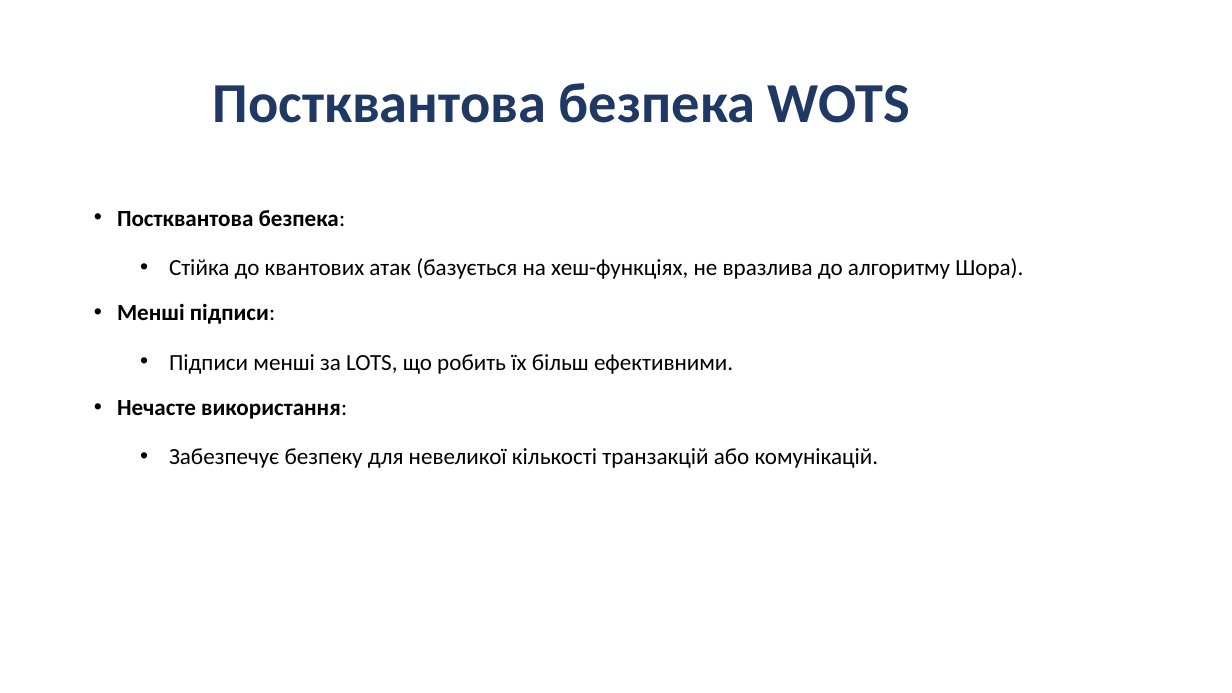
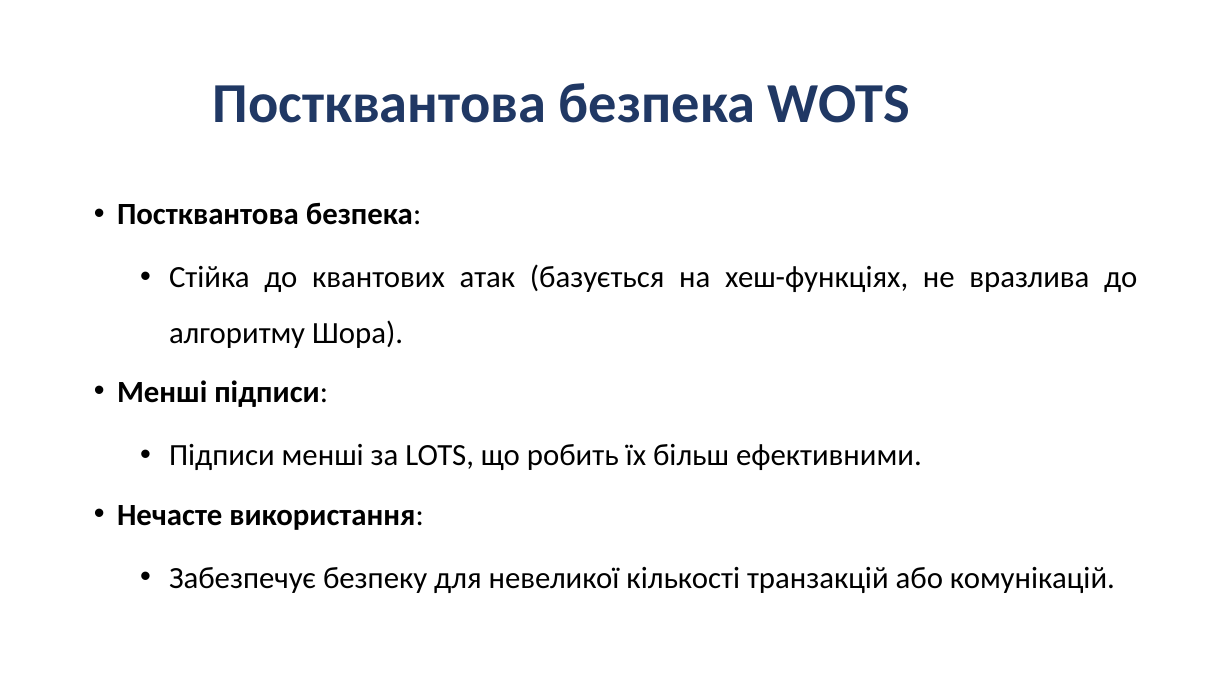
Before and after one commit to Andriykooo/ifntung-studies, a slide deck: slide 13 of Year 1/Постквантова криптографія/UA/2026/PPT/Презентація_7.pptx. Drawn at 1232x693 pixels with LibreOffice and Linux fonts; fonts in the diff are those of the drawing. Boxes give left, top, right and bottom in pixels: in the first picture for what was removed or moved away, otherwise in the second. Text is boxed around its words. In the diff, an @@ line names an element or a change of style, - is before the commit and + after.

Commit message:
feat(post-quantum-cryptography): increase font for 7th presentation

```diff
--- a/Year 1/Постквантова криптографія/UA/2026/PPT/Презентація_7.pptx
+++ b/Year 1/Постквантова криптографія/UA/2026/PPT/Презентація_7.pptx
@@ text "Постквантова безпека:": place and size @@
-text "Постквантова безпека:" at <box>117,210,1023,468</box>
+text "Постквантова безпека:" at <box>117,202,1137,593</box>
@@ text "Постквантова безпека:" at <box>117,202,1137,593</box>: size 18 to 24 pt @@
```
Also in this commit, not shown: 24 other slides changed.
